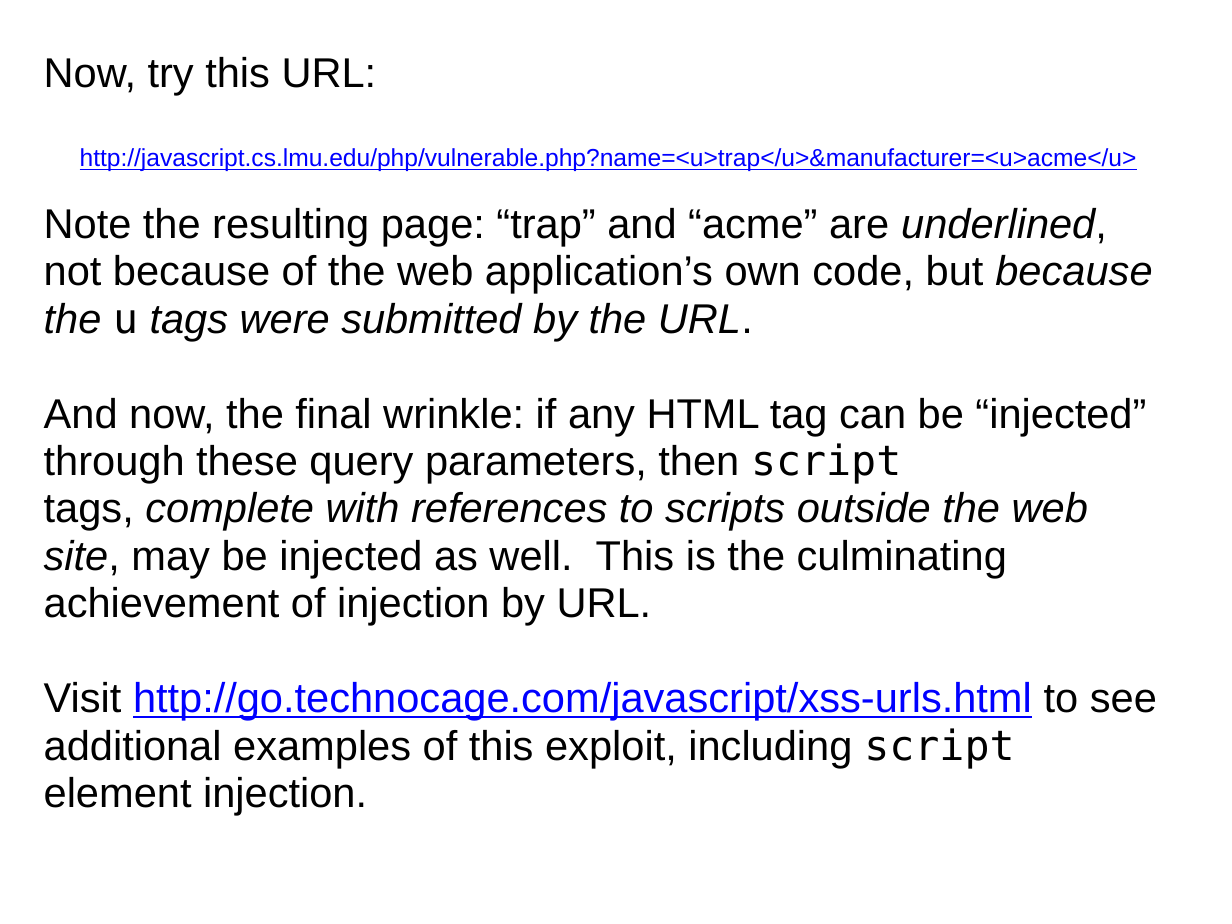
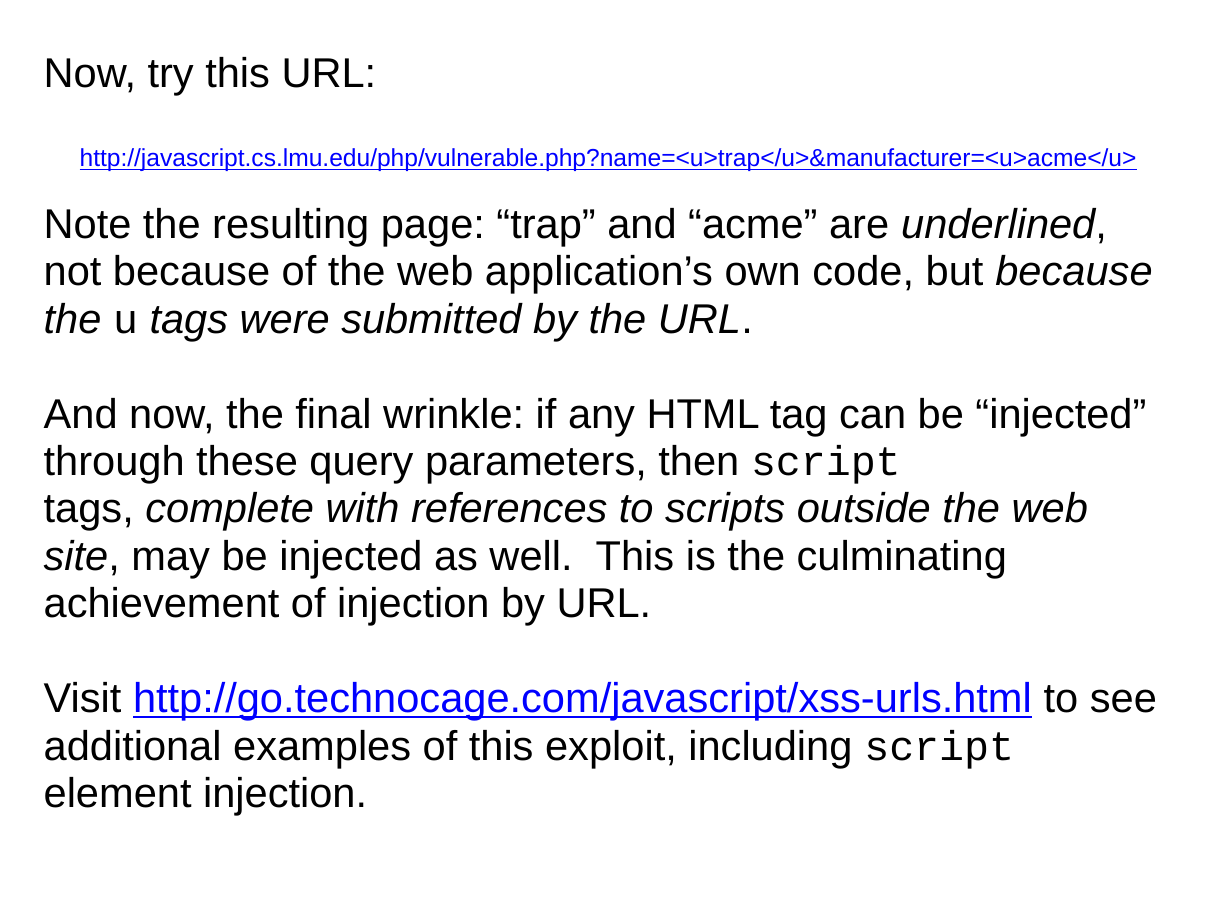
Before and after one commit to dondi/javascript-book, a slide deck: slide 72 of presentations/Chapter_8_Presentation.ppt. Drawn at 1232x924 pixels with LibreOffice and Linux fonts; fonts in the diff are those of the drawing; background and template pictures are left out. Boxes give left, top, right and bottom in pixels: in the first picture for what was removed or moved away, otherwise in the second. Text is boxed around its words. In the diff, an @@ line names an element or a change of style, - is before the commit and + after.

```diff
--- a/presentations/Chapter_8_Presentation.ppt
+++ b/presentations/Chapter_8_Presentation.ppt
@@ text at <box>44,208,1157,815</box>: font DejaVu Sans Mono to Courier New in "u", "script", "script" @@
```
Also in this commit, not shown: 5 other slides changed.
